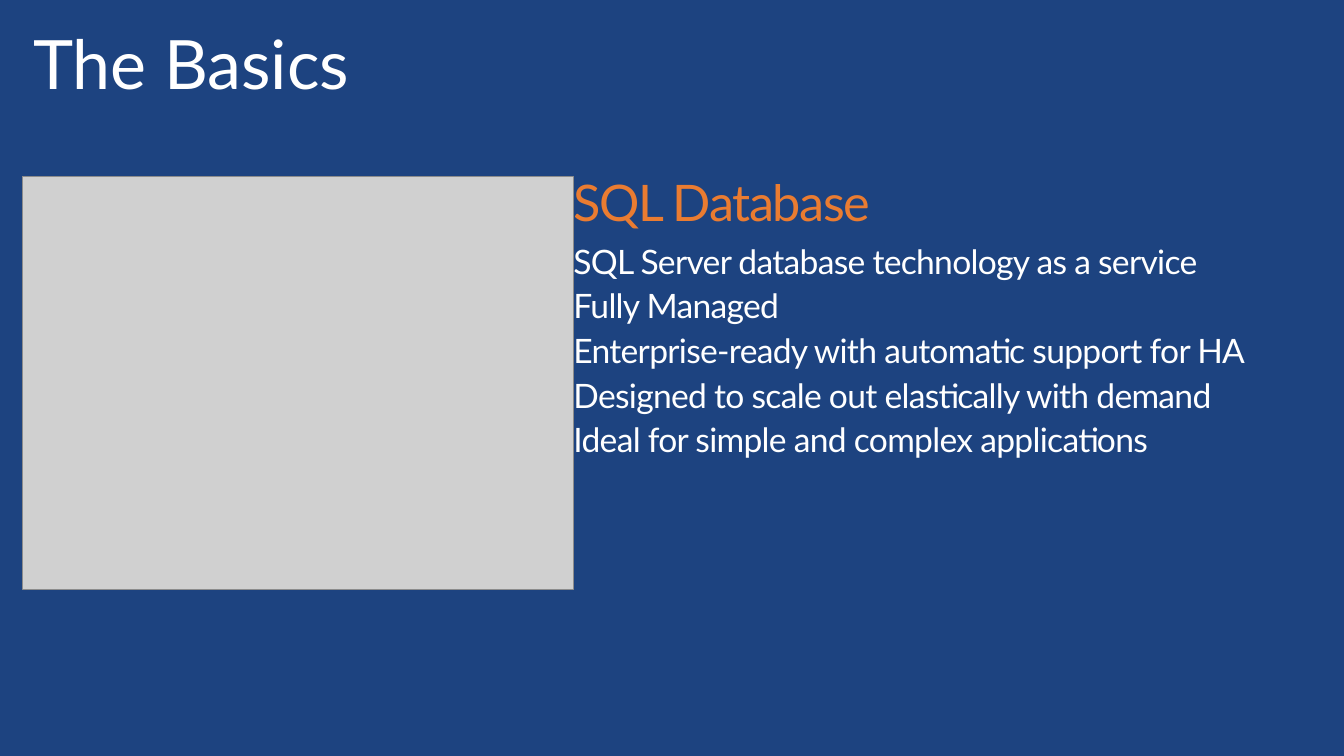
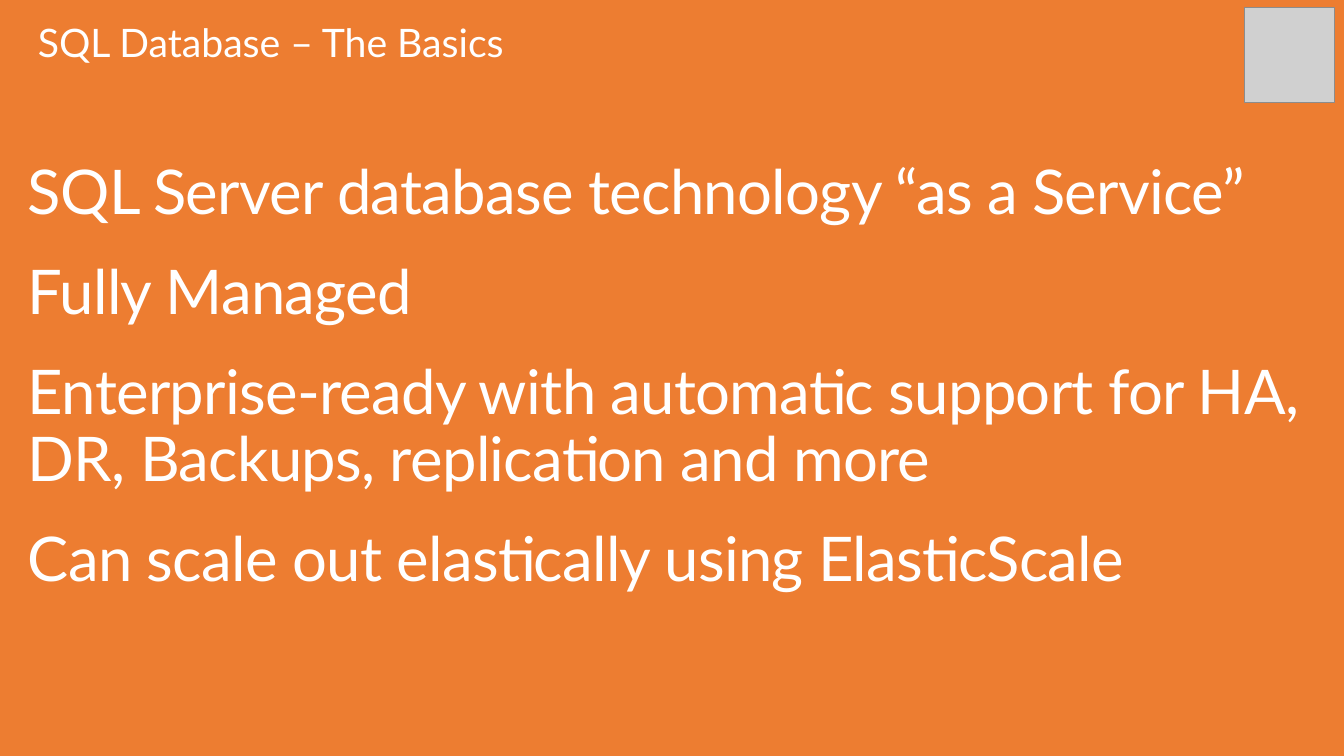
Before and after one commit to sack212/BasicAzureCamp, a slide deck: slide 8 of Data/Data.pptx (slide 9 before the commit). Drawn at 1344x756 pixels with LibreOffice and Linux fonts; fonts in the diff are those of the drawing; grey boxes stand for pictures; background and template pictures are left out. Boxes give left, top, right and bottom in pixels: in the first picture for what was removed or moved away, otherwise in the second. Text is boxed around its words. In the diff, an @@ line names an element or a change of style, - is before the commit and + after.

```diff
--- a/Data/Data.pptx
+++ b/Data/Data.pptx
@@ background picture (left out) to #ED7D31 @@
@@ text "SQL Server database technology “as ..." moved from (x1=573, y1=178, x2=1245, y2=459) to (x1=28, y1=167, x2=1299, y2=593) @@
@@ text "SQL Server database technology “as ..." at (x1=28, y1=167, x2=1299, y2=593): vertical alignment top to middle @@
@@ text "SQL Database – The Basics" at (x1=38, y1=28, x2=503, y2=63): vertical alignment top to middle @@
@@ text at (x1=38, y1=28, x2=503, y2=63): text changed; size 48.6 to 28 pt @@
-The Basics
+SQL Database – The Basics
@@ picture added at (x1=1244, y1=8, x2=1334, y2=103) @@
@@ picture removed at (x1=23, y1=176, x2=574, y2=589) @@
@@ text at (x1=28, y1=167, x2=1245, y2=226): text changed; size 24 to 44 pt @@
-SQL Database
-  SQL Server database technology as a service
+  SQL Server database technology “as a Service”
@@ text at (x1=28, y1=268, x2=412, y2=326): size 24 to 44 pt in "Fully Managed"; indent changed; more space between paragraphs @@
@@ text at (x1=28, y1=368, x2=1299, y2=593): text changed; size 24 to 44 pt @@
-  Enterprise-ready with automatic support for HA
-  Designed to scale out elastically with demand
-  Ideal for simple and complex applications
+  Enterprise-ready with automatic support for HA, DR, Backups, replication and more
+  Can scale out elastically using ElasticScale
```
Also in this commit, not shown: 79 other slides changed, 21 slides added.
